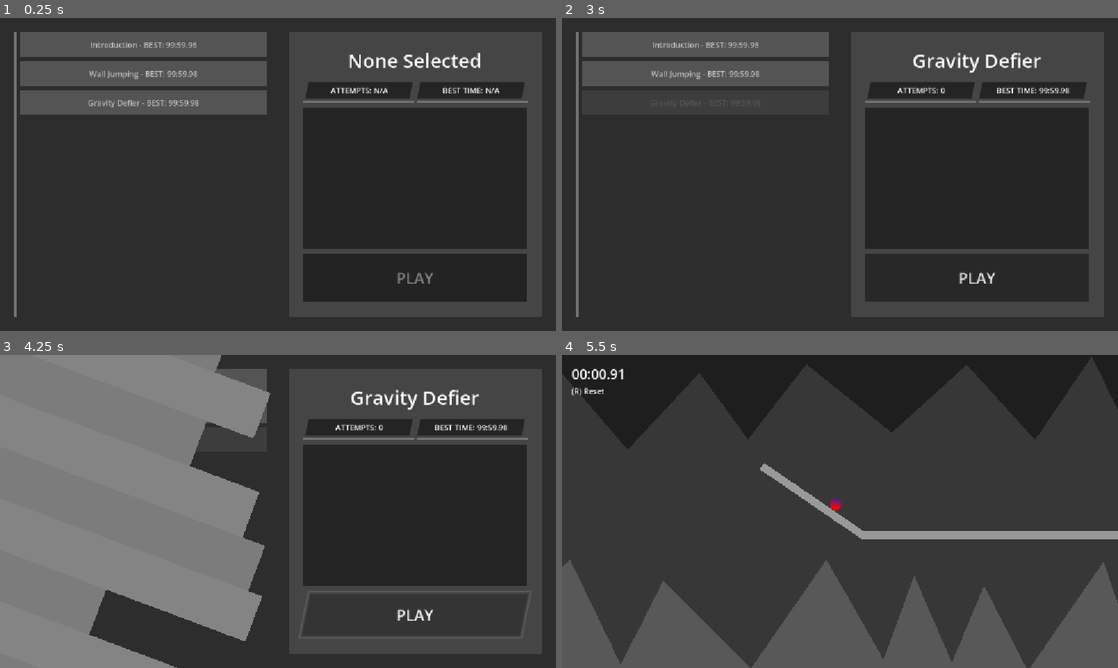
Above: before the commit, frames 1-4 (two rows, left to right).
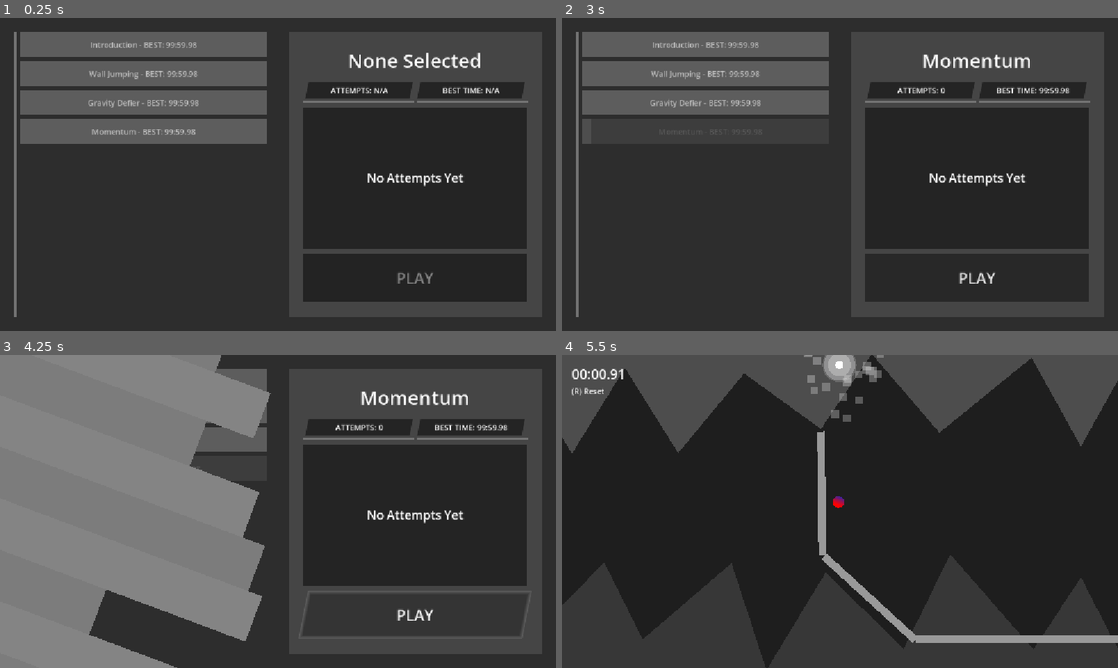
Above: after the commit, the same moments.

Repository: appellatebaton0/wierd-jam
Game: Godot game, scene res://Scenes/Main.tscn
Same seed, same stepped clock (60 frames per second), same inputs: the game is played once before the commit and once after it.
Inputs (mouse positions are in pixels of both pictures, inside the frame that each line leads up to):
- Up to frame 1 (0.25 s): no input
- Up to frame 2 (3 s): click "Introduction - BEST: 99:59.98" at 0.5 s; click "Wall Jumping - BEST: 99:59.98" at 1.25 s; click "Gravity Defier - BEST: 99:59.…" at 2 s; click (706, 130) at 2.75 s, where only the run after the commit has a clickable "Momentum - BEST: 99:59.98"
- Up to frame 3 (4.25 s): click "PLAY" at 3.5 s
- Up to frame 4 (5.5 s): click "PLAY" at 4.25 s; tap Enter at 5 s; hold W from 5.03 s (still down); tap Space (Jump) at 5.27 s

The runs differ from the first frame. In frame 1, 3.9% of the frame differs, in the area x 3-84%, y 32-54%; in frame 2, 4.7%; in frame 3, 1.8%; in frame 4, 82%, in the area x 0-100%, y 0-100%.

Commit message:
h14.2 - Goal Particles
The goal emits particles on contact now - or at least it should, I was rushed and haven't tested.

And we're back to an up-to-date hour time - I was off by about 25 minutes - though not for long.

Diff:
--- a/Scenes/Goal.tscn
+++ b/Scenes/Goal.tscn
@@ -99,6 +99,30 @@
 [sub_resource type="CircleShape2D" id="CircleShape2D_6nn83"]
 radius = 45.044422
 
+[sub_resource type="Gradient" id="Gradient_7hjqj"]
+offsets = PackedFloat32Array(1)
+colors = PackedColorArray(0.85, 0.85, 0.85, 0.4)
+
+[sub_resource type="GradientTexture2D" id="GradientTexture2D_ugxcw"]
+gradient = SubResource("Gradient_7hjqj")
+width = 32
+height = 32
+
+[sub_resource type="Curve" id="Curve_kmleq"]
+_data = [Vector2(0, 0), 0.0, 0.0, 0, 0, Vector2(0.10942249, 1), 0.0, 0.0, 0, 0, Vector2(0.5851064, 0.7485269), -1.1981006, -1.1981006, 0, 0, Vector2(1, 0), 0.0, 0.0, 0, 0]
+point_count = 4
+
+[sub_resource type="CurveTexture" id="CurveTexture_hlgd5"]
+curve = SubResource("Curve_kmleq")
+
+[sub_resource type="ParticleProcessMaterial" id="ParticleProcessMaterial_fn8i1"]
+particle_flag_disable_z = true
+spread = 180.0
+initial_velocity_min = 106.56
+initial_velocity_max = 301.91
+gravity = Vector3(0, 0, 0)
+alpha_curve = SubResource("CurveTexture_hlgd5")
+
 [node name="Goal" type="Area2D" unique_id=347924917]
 collision_layer = 8
 collision_mask = 2
@@ -119,4 +143,12 @@
 [node name="CollisionShape2D" type="CollisionShape2D" parent="." unique_id=2116650374]
 shape = SubResource("CircleShape2D_6nn83")
 
+[node name="Touch" type="GPUParticles2D" parent="." unique_id=1138650792]
+unique_name_in_owner = true
+amount = 32
+texture = SubResource("GradientTexture2D_ugxcw")
+lifetime = 1.5
+explosiveness = 0.8
+process_material = SubResource("ParticleProcessMaterial_fn8i1")
+
 [connection signal="body_entered" from="." to="." method="_on_body_entered"]
--- a/Scenes/LevelEntry.tscn
+++ b/Scenes/LevelEntry.tscn
@@ -3,10 +3,21 @@
 [ext_resource type="Script" uid="uid://b8f7djd6nvqag" path="res://Scripts/LevelEntry.gd" id="1_re8m5"]
 
 [sub_resource type="StyleBoxFlat" id="StyleBoxFlat_re8m5"]
-bg_color = Color(0.32915837, 0.3291584, 0.32915837, 1)
+bg_color = Color(0.3665946, 0.3665946, 0.36659458, 1)
+
+[sub_resource type="StyleBoxFlat" id="StyleBoxFlat_nyg08"]
+bg_color = Color(0.27569968, 0.27569968, 0.27569965, 1)
+border_width_left = 20
+border_color = Color(0.38928655, 0.38928664, 0.38928658, 1)
+
+[sub_resource type="StyleBoxFlat" id="StyleBoxFlat_6lbfu"]
+bg_color = Color(0.45064855, 0.45064825, 0.45064813, 1)
+border_width_left = 20
 
 [sub_resource type="StyleBoxFlat" id="StyleBoxFlat_jxhfk"]
 bg_color = Color(0.23753902, 0.23753917, 0.23753902, 1)
+border_width_left = 20
+border_color = Color(0.30507714, 0.30507717, 0.30507708, 1)
 
 [node name="LevelEntry" type="Button" unique_id=502237417]
 custom_minimum_size = Vector2(0, 50)
@@ -17,6 +28,8 @@
 theme_override_colors/font_color = Color(0.73333335, 0.73333335, 0.73333335, 1)
 theme_override_colors/font_disabled_color = Color(0.5372549, 0.5372549, 0.5372549, 0.32941177)
 theme_override_styles/normal = SubResource("StyleBoxFlat_re8m5")
+theme_override_styles/pressed = SubResource("StyleBoxFlat_nyg08")
+theme_override_styles/hover = SubResource("StyleBoxFlat_6lbfu")
 theme_override_styles/disabled = SubResource("StyleBoxFlat_jxhfk")
 text = "LEVELNAME"
 script = ExtResource("1_re8m5")
--- /dev/null
+++ b/Scenes/Levels/Momentum.tscn
@@ -0,0 +1,50 @@
+[gd_scene format=3 uid="uid://d2p1nmbkfogfu"]
+
+[ext_resource type="PackedScene" uid="uid://bp4ot4t75mw16" path="res://Scenes/BaseLevel.tscn" id="1_cklyt"]
+[ext_resource type="PackedScene" uid="uid://dffj877vhhx4u" path="res://Scenes/LongRail.tscn" id="2_bbf63"]
+[ext_resource type="PackedScene" uid="uid://c83kcii5cge5" path="res://Scenes/ShortRail.tscn" id="3_11pq3"]
+
+[node name="Level" unique_id=1515485159 instance=ExtResource("1_cklyt")]
+index = 3
+
+[node name="Player" parent="." index="4" unique_id=993666105]
+position = Vector2(-2086, -1033)
+
+[node name="Goal" parent="." index="6" unique_id=347924917]
+position = Vector2(-2082, -1196)
+
+[node name="LongRail2" parent="." index="7" unique_id=273301631 instance=ExtResource("2_bbf63")]
+position = Vector2(-2154.9998, -664)
+rotation = 1.5597284
+
+[node name="LongRail3" parent="." index="8" unique_id=209115544 instance=ExtResource("2_bbf63")]
+position = Vector2(-1957.0002, -230.0001)
+rotation = 0.7417594
+
+[node name="LongRail4" parent="." index="9" unique_id=1414895892 instance=ExtResource("2_bbf63")]
+position = Vector2(-1507, -60)
+
+[node name="LongRail5" parent="." index="10" unique_id=2036857155 instance=ExtResource("2_bbf63")]
+position = Vector2(-1006, -60)
+
+[node name="LongRail6" parent="." index="11" unique_id=1159794723 instance=ExtResource("2_bbf63")]
+position = Vector2(-496, -60)
+
+[node name="ShortRail" parent="." index="12" unique_id=1206965029 instance=ExtResource("3_11pq3")]
+position = Vector2(-208, -60)
+
+[node name="ShortRail2" parent="." index="13" unique_id=1938609536 instance=ExtResource("3_11pq3")]
+position = Vector2(-140, -75)
+rotation = -0.43633232
+
+[node name="ShortRail3" parent="." index="14" unique_id=2110785481 instance=ExtResource("3_11pq3")]
+position = Vector2(-85, -117)
+rotation = -0.87266463
+
+[node name="ShortRail4" parent="." index="15" unique_id=1505228364 instance=ExtResource("3_11pq3")]
+position = Vector2(-52.999996, -177.99998)
+rotation = -1.3089969
+
+[node name="ShortRail5" parent="." index="16" unique_id=699513439 instance=ExtResource("3_11pq3")]
+position = Vector2(-44, -245)
+rotation = -1.5707964
--- a/Scenes/Main.tscn
+++ b/Scenes/Main.tscn
@@ -426,6 +426,15 @@
 size_flags_horizontal = 3
 size_flags_vertical = 3
 
+[node name="NoAttempts" type="Label" parent="CanvasLayer/UI/LevelScreen/HBoxContainer/MarginContainer2/PanelContainer/MarginContainer/VBoxContainer/PanelContainer/MarginContainer" unique_id=64152323]
+unique_name_in_owner = true
+layout_mode = 2
+size_flags_vertical = 3
+theme_override_font_sizes/font_size = 25
+text = "No Attempts Yet"
+horizontal_alignment = 1
+vertical_alignment = 1
+
 [node name="PlayButton" type="Button" parent="CanvasLayer/UI/LevelScreen/HBoxContainer/MarginContainer2/PanelContainer/MarginContainer/VBoxContainer" unique_id=295172067]
 unique_name_in_owner = true
 custom_minimum_size = Vector2(0, 100)
--- a/Scenes/Player.tscn
+++ b/Scenes/Player.tscn
@@ -48,6 +48,7 @@
 radius = 30.0
 
 [node name="Player" type="CharacterBody2D" unique_id=993666105 groups=["Player"]]
+z_index = 1
 rotation = 3.1381004
 collision_layer = 2
 collision_mask = 5
--- a/Scripts/Goal.gd
+++ b/Scripts/Goal.gd
@@ -9,4 +9,5 @@
 
 	animator._end_level()
 
+	%Touch.emitting = true
 	pass
--- a/Scripts/LevelScreen.gd
+++ b/Scripts/LevelScreen.gd
@@ -13,6 +13,7 @@
 @onready var attempts_lab    := %Attempts
 @onready var best_time_lab   := %BestTime
 @onready var attempt_box     := %AttemptBox
+@onready var no_attempts_lab := %NoAttempts
 @onready var play_button     := %PlayButton
 
 @onready var animator:Animator = get_tree().get_first_node_in_group("Animator")
@@ -105,6 +106,7 @@
 	selected_level = data
 
 	play_button.disabled = false
+	no_attempts_lab.visible = len(data.attempts) == 0
 
 func _on_play_pressed() -> void:
 	if not selected_level: return
